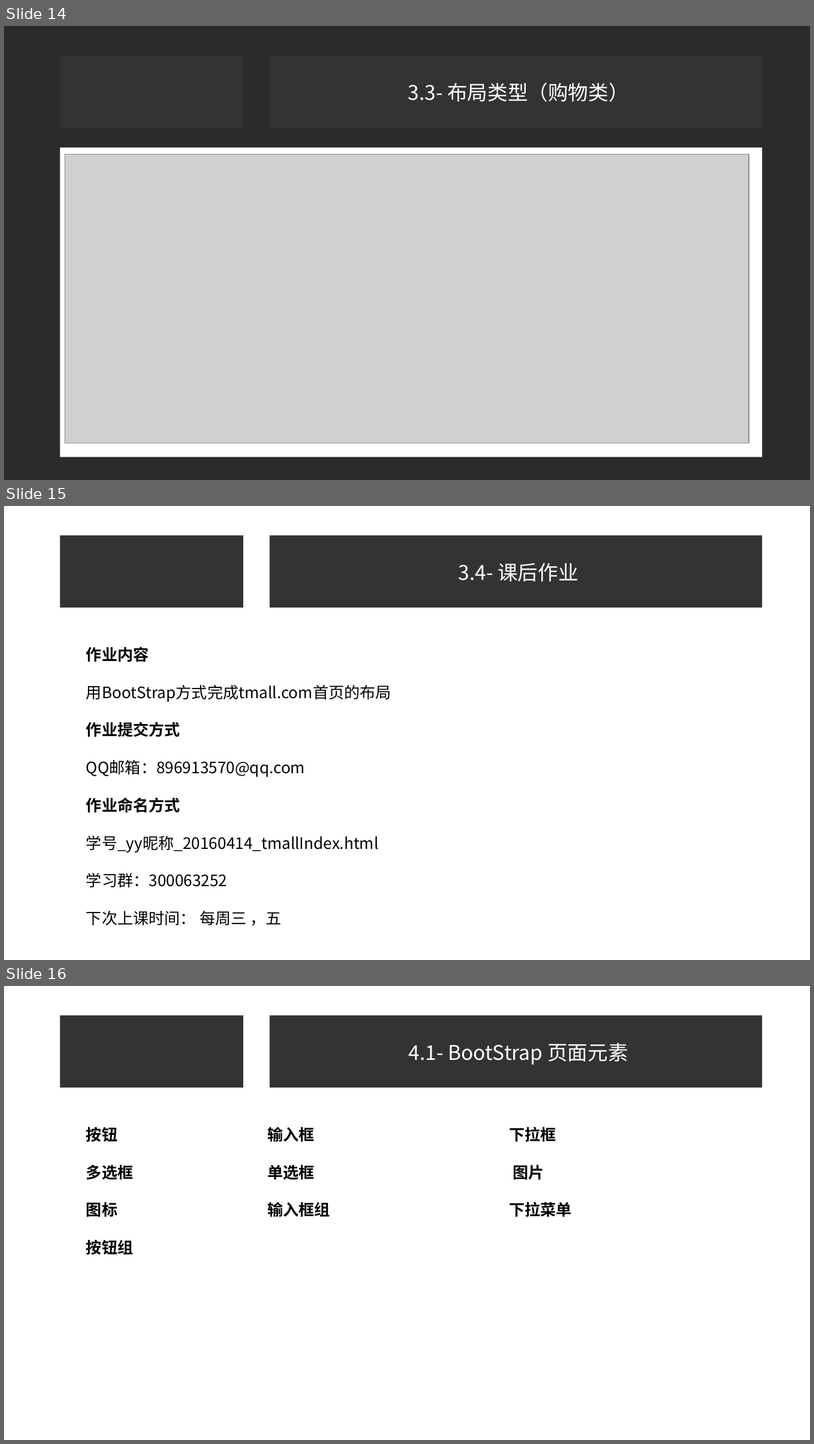
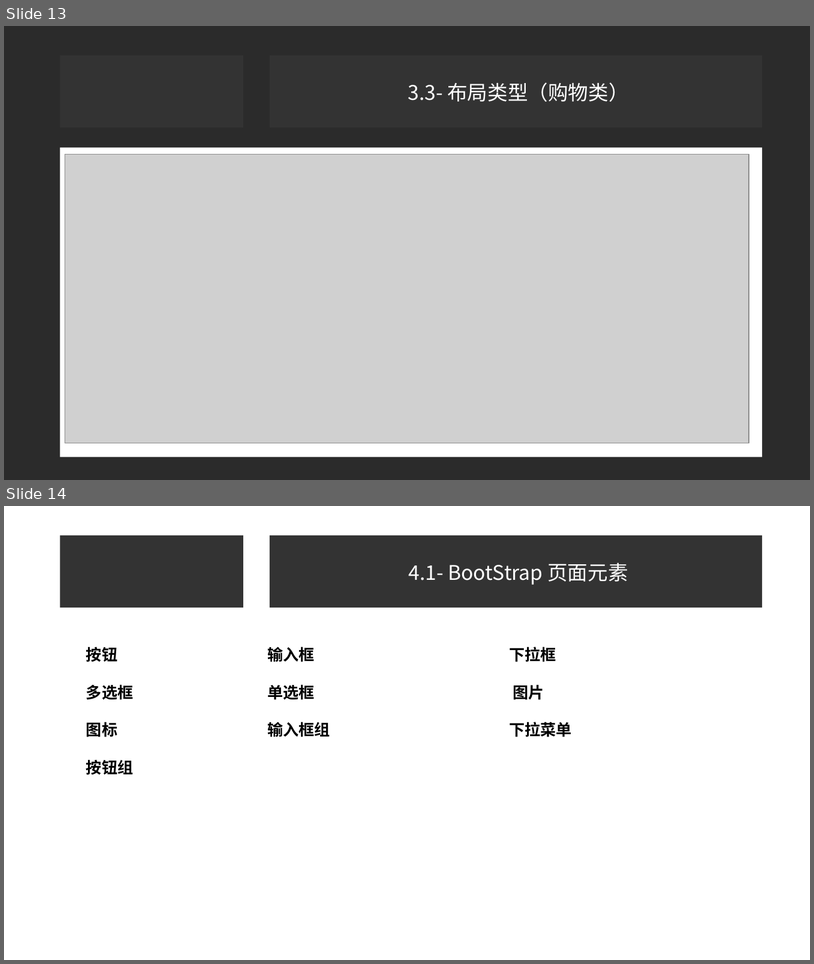
Before and after one commit to lovewula/one_month, a slide deck: bootstarp/BootStrap实战【潭州学院】.ppt. Shown one above the other, each under a label of ours: slides 14, 15 and 16 before the commit, slides 13 and 14 after it. The pictures are 814x1444 and 814x964 pixels, drawn with LibreOffice and Linux fonts; fonts in the diff are those of the drawing; grey boxes stand for pictures; background and template pictures are left out; a plain dark background stands for a picture behind light text. Boxes give left, top, right and bottom in pixels: in the first picture for what was removed or moved away, otherwise in the second. Text is boxed around its words. In the diff, an @@ line names an element or a change of style, - is before the commit and + after.

```diff
--- a/bootstarp/BootStrap实战【潭州学院】.ppt
+++ b/bootstarp/BootStrap实战【潭州学院】.ppt
@@ slide 15 removed at <box>4,506,810,960</box>, background picture (left out); not listed: 2 template elements that a slide beside it also shows @@
@@ text removed at <box>458,563,578,582</box> @@
-3.4- 课后作业
@@ text removed at <box>86,646,392,925</box> @@
-作业内容
-用BootStrap方式完成tmall.com首页的布局
-作业提交方式
-QQ邮箱：896913570@qq.com
-作业命名方式
-学号_yy昵称_20160414_tmallIndex.html
-学习群：300063252
-下次上课时间： 每周三 ，五
@@ what was slide 14 is now slide 13 @@
@@ what was slide 16 is now slide 14 @@
```
Also in this commit, not shown: 3 slides changed, 1 other slide removed.
